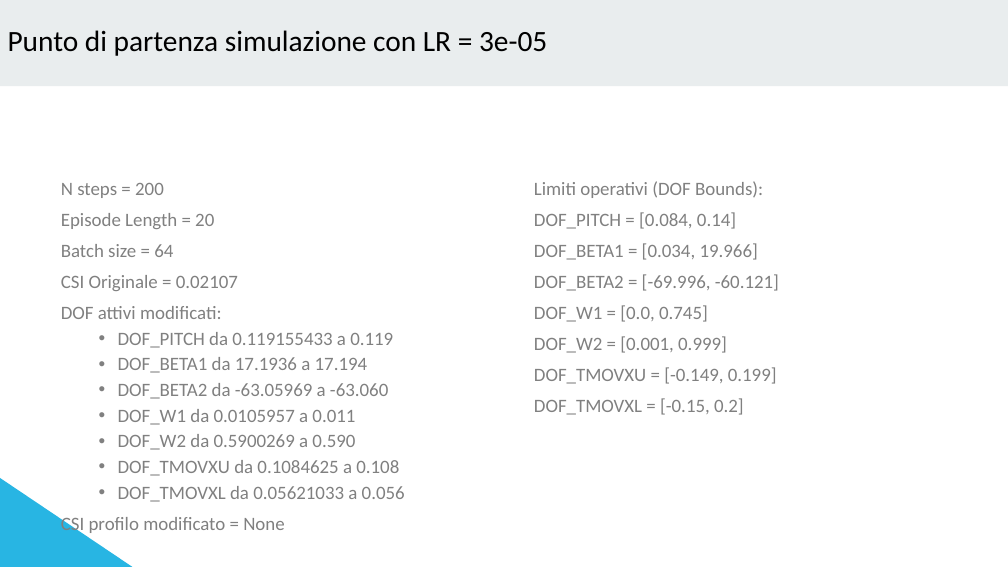
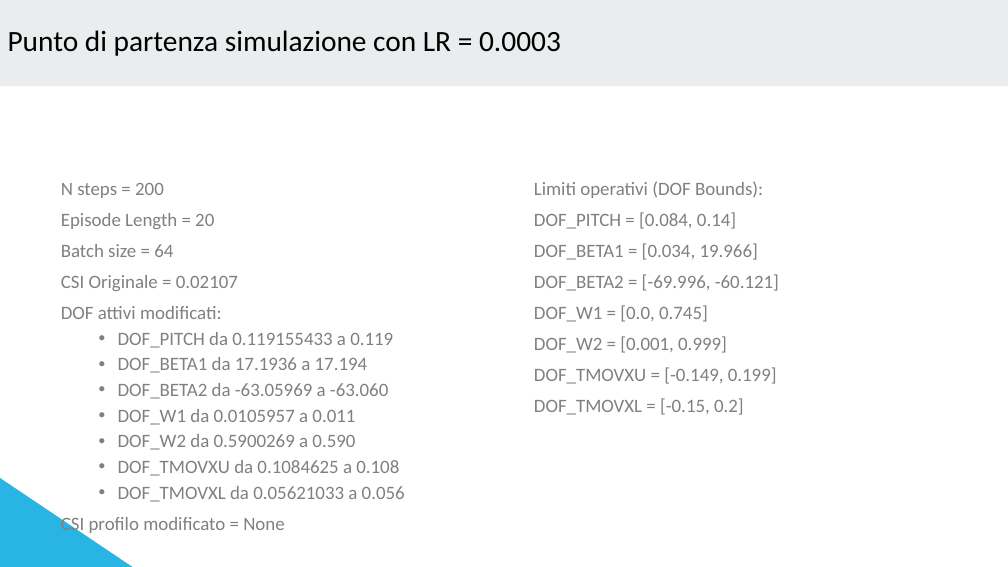
Before and after one commit to pecchiari1935822/Pecchiari_Reinforcement_Learning, a slide deck: slide 3 of Task2_delta_riga710.pptx. Drawn at 1008x567 pixels with LibreOffice and Linux fonts; fonts in the diff are those of the drawing. Boxes give left, top, right and bottom in pixels: in the first picture for what was removed or moved away, otherwise in the second. Text is boxed around its words. In the diff, an @@ line names an element or a change of style, - is before the commit and + after.

```diff
--- a/Task2_delta_riga710.pptx
+++ b/Task2_delta_riga710.pptx
@@ title at [8, 30, 561, 56]: text changed @@
-Punto di partenza simulazione con LR = 3e-05
+Punto di partenza simulazione con LR = 0.0003
```
Also in this commit, not shown: 1 other slide changed, 14 other files.
